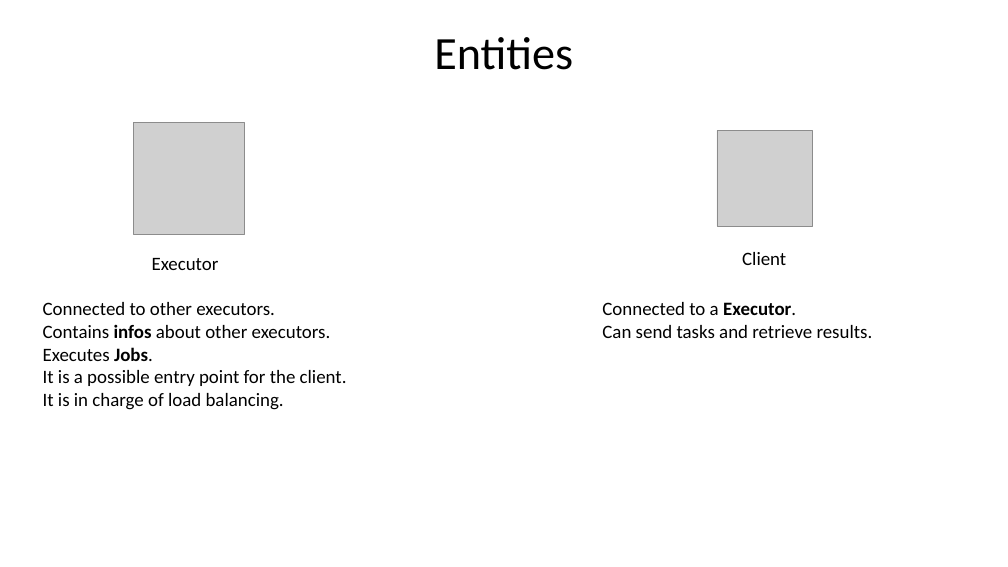
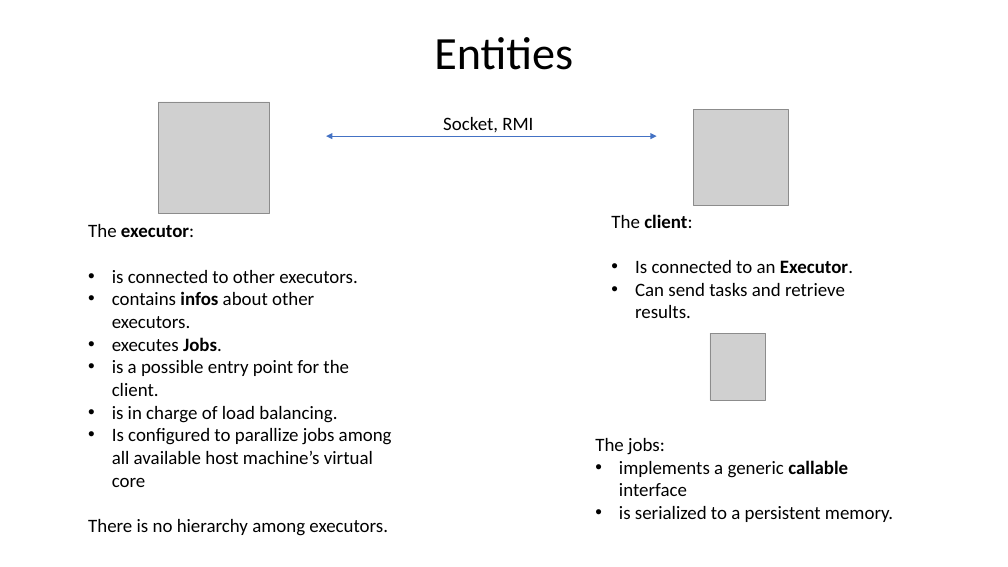
Before and after one commit to Alenichel/MartinaNichelini-DistributedJobScheduling, a slide deck: slide 3 of doc/Presentation.pptx. Drawn at 1008x567 pixels with LibreOffice and Linux fonts; fonts in the diff are those of the drawing; grey boxes stand for pictures. Boxes give left, top, right and bottom in pixels: in the first picture for what was removed or moved away, otherwise in the second. Text is boxed around its words. In the diff, an @@ line names an element or a change of style, - is before the commit and + after.

Commit message:
updated slides

```diff
--- a/doc/Presentation.pptx
+++ b/doc/Presentation.pptx
@@ picture: place and size @@
-picture at bbox=[134, 123, 245, 234]
+picture at bbox=[159, 102, 270, 213]
@@ text added at bbox=[443, 117, 533, 132], 18 pt, text #000000 @@
+Socket, RMI
@@ picture: place and size @@
-picture at bbox=[717, 131, 812, 227]
+picture at bbox=[693, 110, 789, 206]
@@ double arrow added from (326, 136) to (657, 136), #4472C4 0.5 pt @@
@@ text "The client:": place and size @@
-text "The client:" at bbox=[602, 302, 873, 338]
+text "The client:" at bbox=[611, 214, 853, 318]
@@ text at bbox=[88, 224, 392, 536]: text changed @@
-Connected to other executors.
-Contains infos about other executors.
-Executes Jobs.
-It is a possible entry point for the client.
-It is in charge of load balancing.
+The executor:
+• is connected to other executors.
+• contains infos about other executors.
+• executes Jobs.
+• is a possible entry point for the client.
+• is in charge of load balancing.
+• Is configured to parallize jobs among all available host machine’s virtual core
+There is no hierarchy among executors.
@@ text at bbox=[611, 214, 853, 273]: text changed @@
-Connected to a Executor.
+The client:
+• Is connected to an Executor.
@@ text removed at bbox=[152, 258, 219, 270] @@
-Executor
@@ text removed at bbox=[742, 252, 786, 265] @@
-Client
@@ text at bbox=[635, 283, 845, 318]: bullet none to • @@
@@ picture added at bbox=[710, 333, 766, 401] @@
@@ text added at bbox=[595, 438, 893, 522], 18 pt, text #000000 @@
+The jobs:
+• implements a generic callable interface
+• is serialized to a persistent memory.
```
Also in this commit, not shown: 4 other slides changed, 1 slide added, 1 slide removed, 1 other file.
